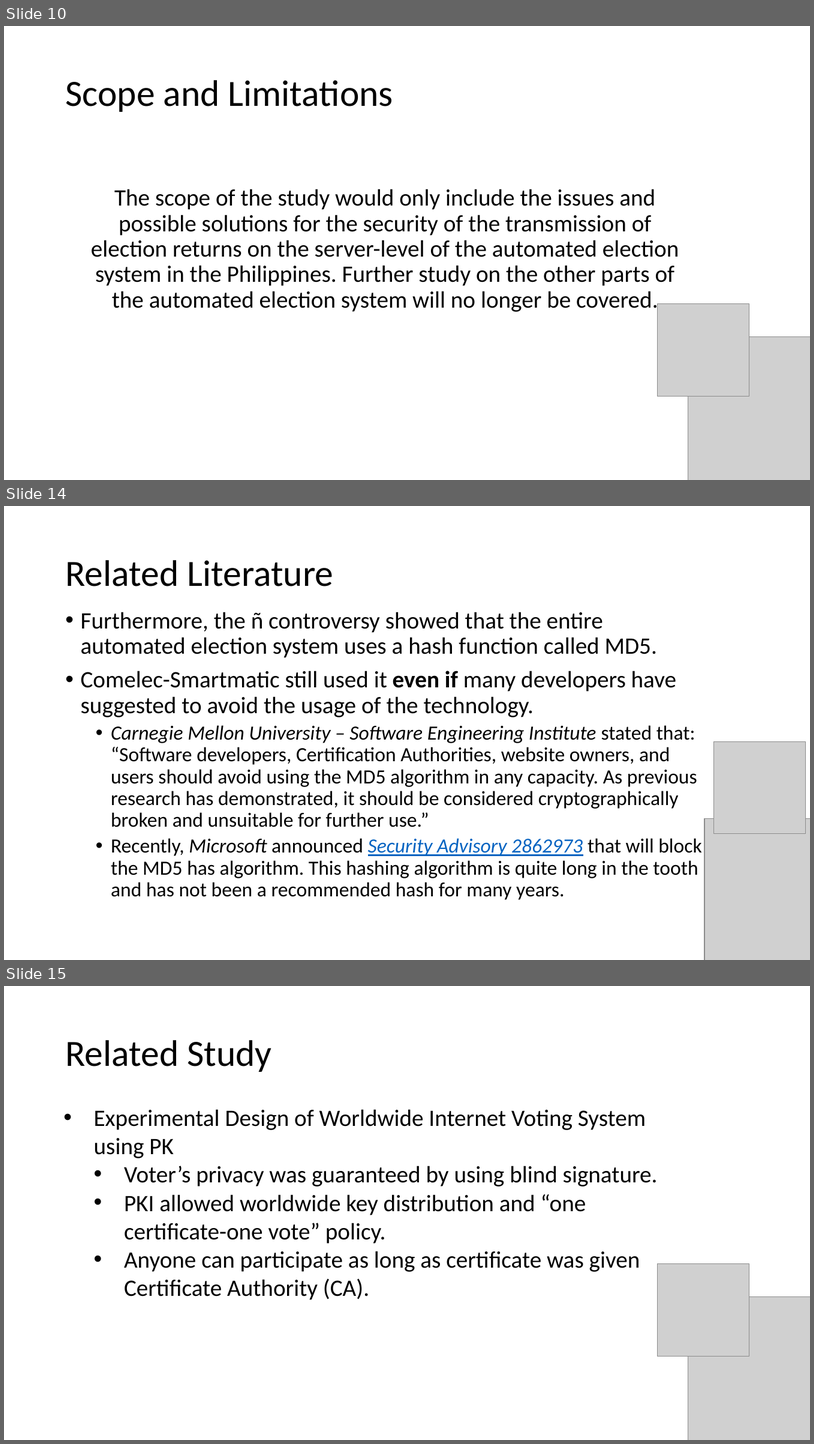
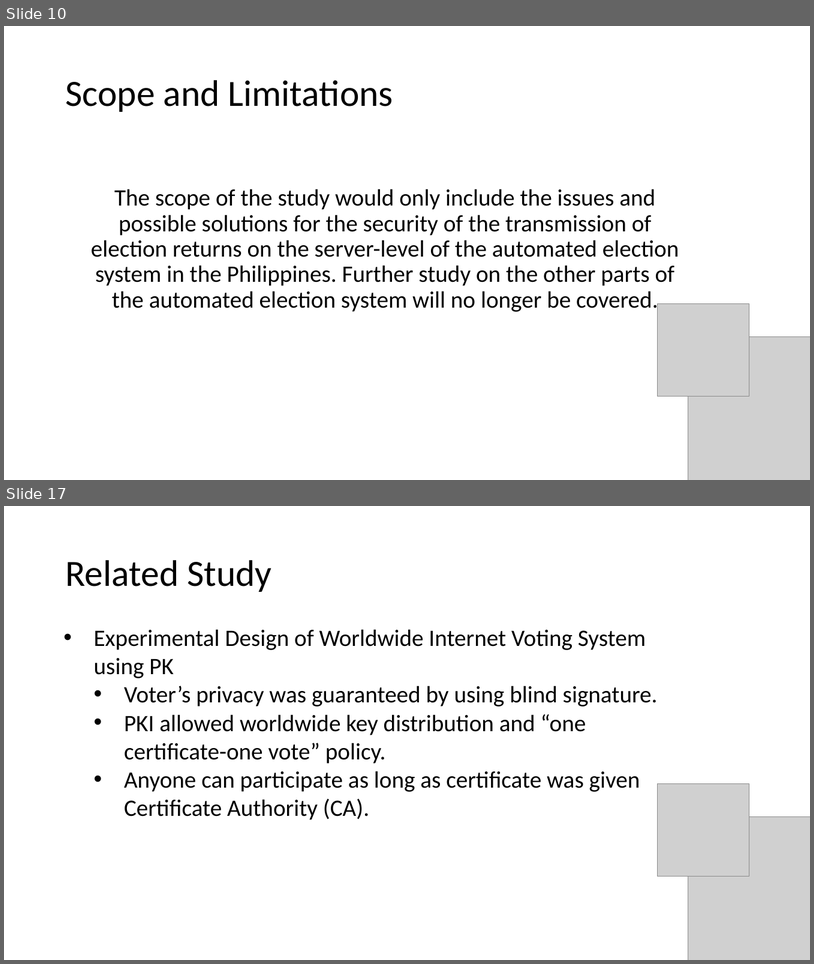
Before and after one commit to seans888/Project---Automate-Election, a slide deck: Documentation/Finals_Sysadd1.pptx. Shown one above the other, each under a label of ours: slides 10, 14 and 15 before the commit, slides 10 and 17 after it; the slides between them are not shown. The pictures are 814x1444 and 814x964 pixels, drawn with LibreOffice and Linux fonts; fonts in the diff are those of the drawing; grey boxes stand for pictures. Boxes give left, top, right and bottom in pixels: in the first picture for what was removed or moved away, otherwise in the second. Text is boxed around its words. In the diff, an @@ line names an element or a change of style, - is before the commit and + after.

```diff
--- a/Documentation/Finals_Sysadd1.pptx
+++ b/Documentation/Finals_Sysadd1.pptx
@@ slide 14 removed at <box>4,506,810,960</box>, background #FFFFFF @@
@@ title removed at <box>65,560,333,586</box> @@
-Related Literature
@@ text removed at <box>81,612,702,900</box> @@
-• Furthermore, the ñ controversy showed that the entire automated election system uses a hash function called MD5.
-• Comelec-Smartmatic still used it even if many developers have suggested to avoid the usage of the technology.
-  • Carnegie Mellon University – Software Engineering Institute stated that: “Software developers, Certification Authorities, website owners, and users should avoid using the MD5 algorithm in any capacity. As previous research has demonstrated, it should be considered cryptographically broken and unsuitable for further use.”
-  • Recently, Microsoft announced Security Advisory 2862973 that will block the MD5 has algorithm. This hashing algorithm is quite long in the tooth and has not been a recommended hash for many years.
@@ picture removed at <box>714,742,806,834</box> @@
@@ picture removed at <box>705,819,810,960</box> @@
@@ what was slide 15 is now slide 17 @@
```
Also in this commit, not shown: 5 slides changed, 12 slides added, 1 other slide removed, 2 other files.
